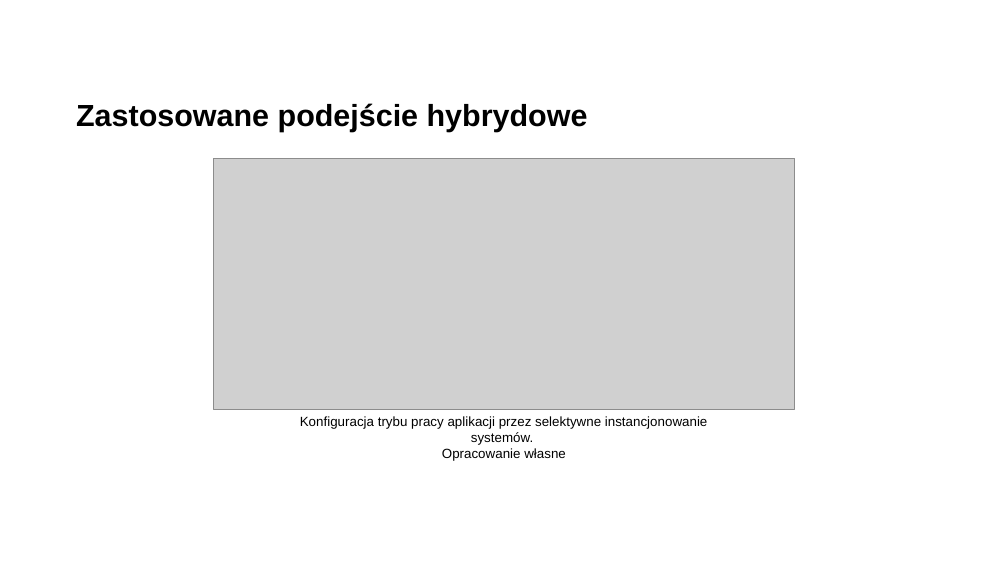
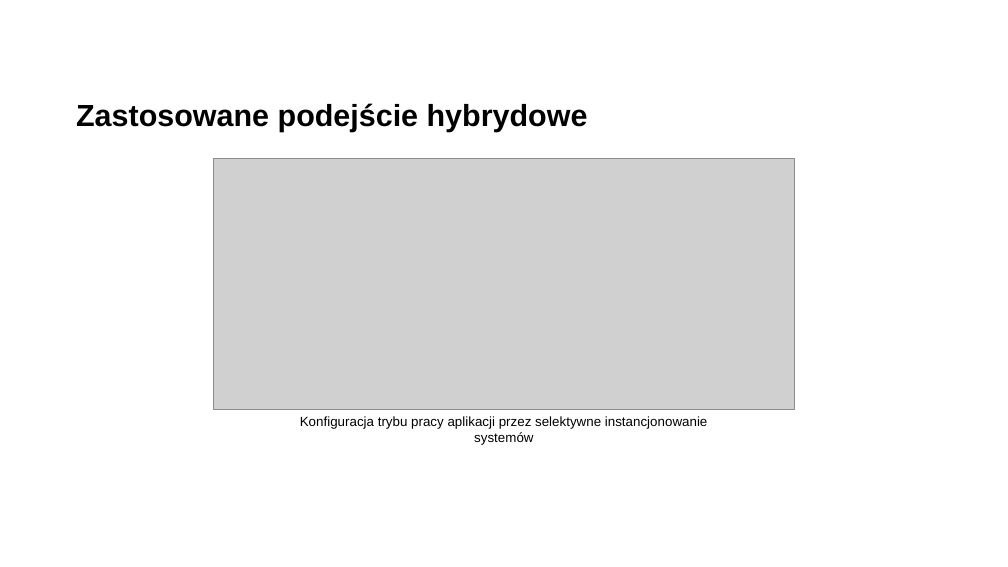
Before and after one commit to Filip-Rak/ecosystem-cc-results, a slide deck: slide 6 of docs/presentation.ppt. Drawn at 1008x567 pixels with LibreOffice and Linux fonts; fonts in the diff are those of the drawing; grey boxes stand for pictures; background and template pictures are left out. Boxes give left, top, right and bottom in pixels: in the first picture for what was removed or moved away, otherwise in the second. Text is boxed around its words. In the diff, an @@ line names an element or a change of style, - is before the commit and + after.

Commit message:
add slides

```diff
--- a/docs/presentation.ppt
+++ b/docs/presentation.ppt
@@ text at (x1=300, y1=416, x2=707, y2=445): text changed @@
-Konfiguracja trybu pracy aplikacji przez selektywne instancjonowanie systemów.
-Opracowanie własne
+Konfiguracja trybu pracy aplikacji przez selektywne instancjonowanie systemów
```
Also in this commit, not shown: 2 slides added.
